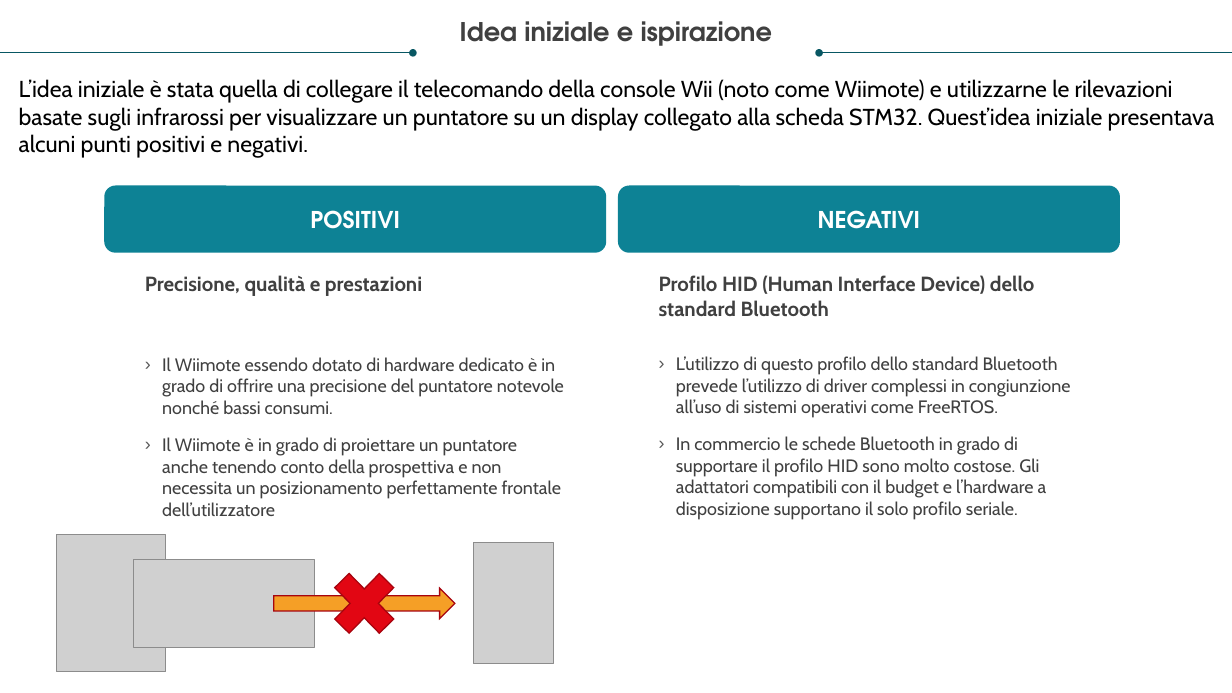
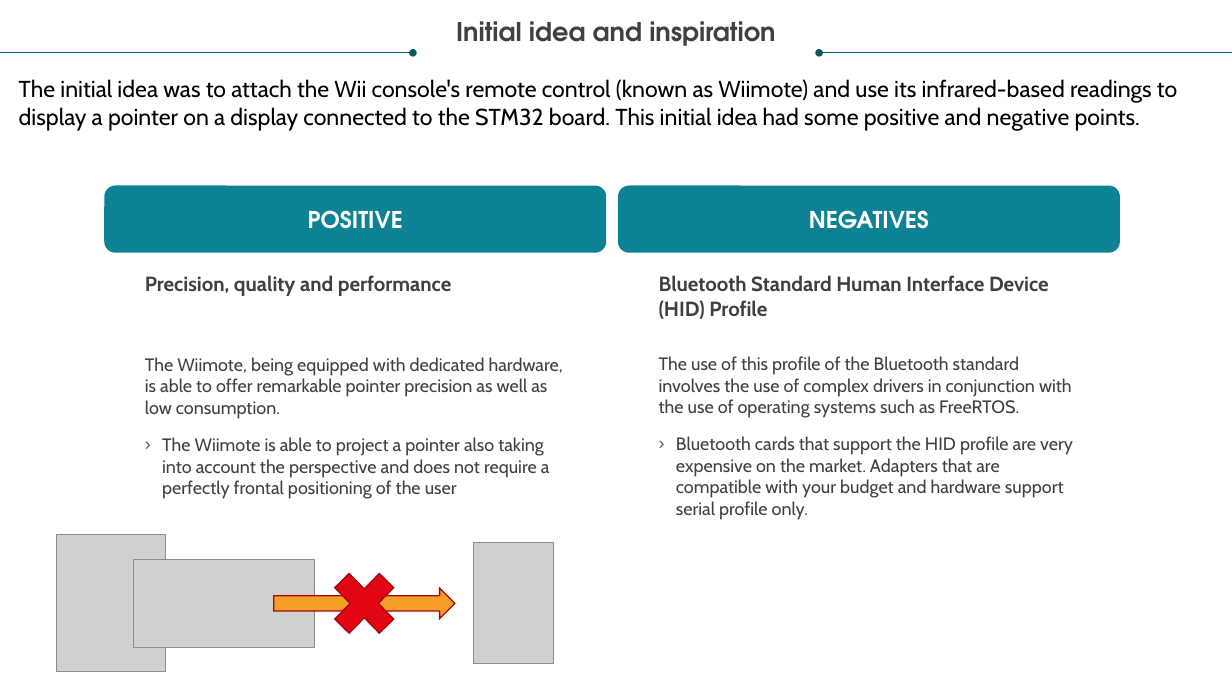
Before and after one commit to RaffaLinux/RaffaLinux.github.io, a slide deck: slide 3 of AndroidMote.pptx. Drawn at 1232x693 pixels with LibreOffice and Linux fonts; fonts in the diff are those of the drawing; grey boxes stand for pictures. Boxes give left, top, right and bottom in pixels: in the first picture for what was removed or moved away, otherwise in the second. Text is boxed around its words. In the diff, an @@ line names an element or a change of style, - is before the commit and + after.

```diff
--- a/AndroidMote.pptx
+++ b/AndroidMote.pptx
@@ text at box(456, 21, 775, 46): text changed @@
-Idea iniziale e ispirazione
+Initial idea and inspiration
@@ text at box(19, 79, 1177, 131): text changed @@
-L’idea iniziale è stata quella di collegare il telecomando della console Wii (noto come Wiimote) e utilizzarne le rilevazioni basate sugli infrarossi per visualizzare un puntatore su un display collegato alla scheda STM32. Quest’idea iniziale presentava alcuni punti positivi e negativi.
+The initial idea was to attach the Wii console's remote control (known as Wiimote) and use its infrared-based readings to display a pointer on a display connected to the STM32 board. This initial idea had some positive and negative points.
@@ text in rounded rectangle at box(308, 210, 403, 229): text changed @@
-POSITIVI
+POSITIVE
@@ text in rounded rectangle at box(809, 210, 929, 229): text changed @@
-NEGATIVI
+NEGATIVES
@@ text at box(145, 275, 451, 296): text changed @@
-Precisione, qualità e prestazioni
+Precision, quality and performance
@@ text at box(659, 275, 1049, 319): text changed @@
-Profilo HID (Human Interface Device) dello standard Bluetooth
+Bluetooth Standard Human Interface Device (HID) Profile
@@ text at box(145, 357, 563, 499): text changed @@
-› Il Wiimote essendo dotato di hardware dedicato è in grado di offrire una precisione del puntatore notevole nonché bassi consumi.
-› Il Wiimote è in grado di proiettare un puntatore anche tenendo conto della prospettiva e non necessita un posizionamento perfettamente frontale dell’utilizzatore
+› The Wiimote, being equipped with dedicated hardware, is able to offer remarkable pointer precision as well as low consumption.
+  The Wiimote is able to project a pointer also taking into account the perspective and does not require a perfectly frontal positioning of the user
@@ text at box(659, 356, 1073, 520): text changed @@
-› L’utilizzo di questo profilo dello standard Bluetooth prevede l’utilizzo di driver complessi in congiunzione all’uso di sistemi operativi come FreeRTOS.
-› In commercio le schede Bluetooth in grado di supportare il profilo HID sono molto costose. Gli adattatori compatibili con il budget e l’hardware a disposizione supportano il solo profilo seriale.
+› The use of this profile of the Bluetooth standard involves the use of complex drivers in conjunction with the use of operating systems such as FreeRTOS.
+  Bluetooth cards that support the HID profile are very expensive on the market. Adapters that are compatible with your budget and hardware support serial profile only.
```
Also in this commit, not shown: 15 other slides changed, 3 slides added, 3 slides removed.
